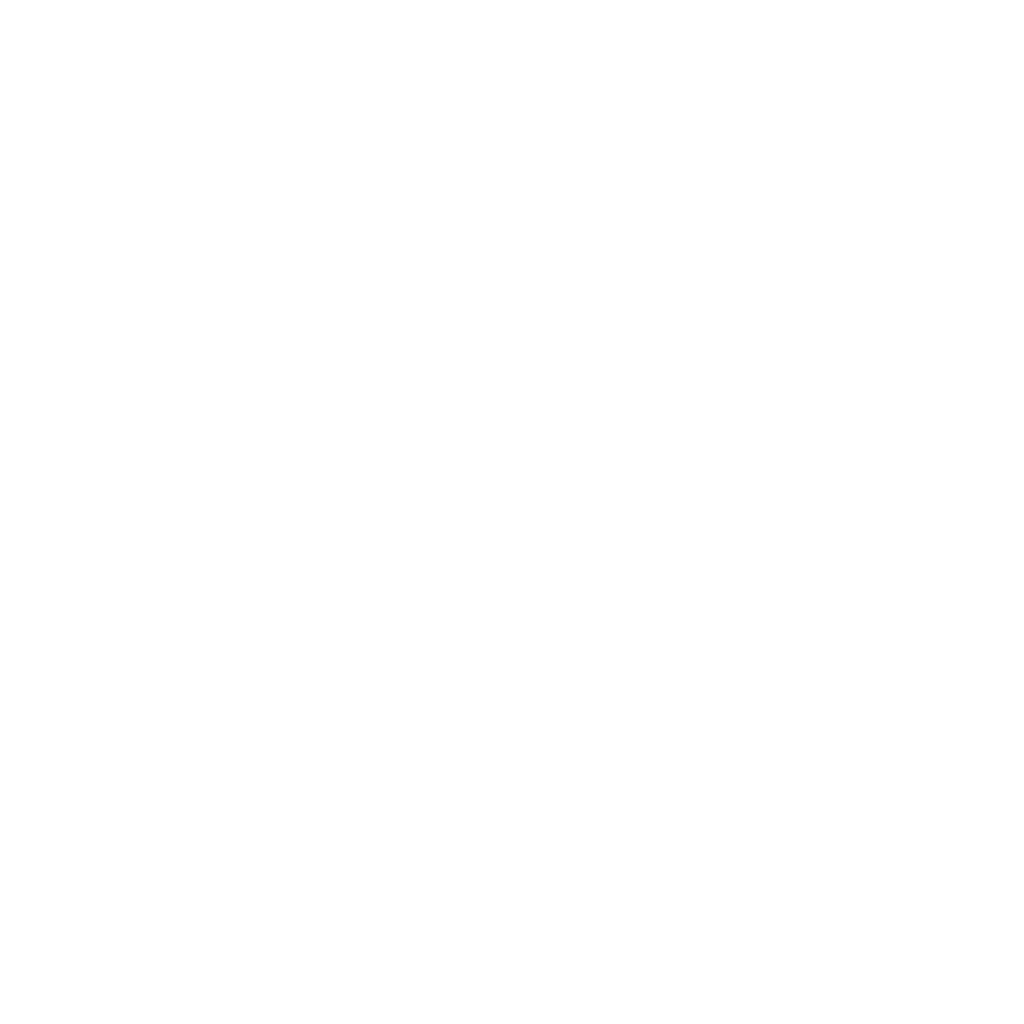
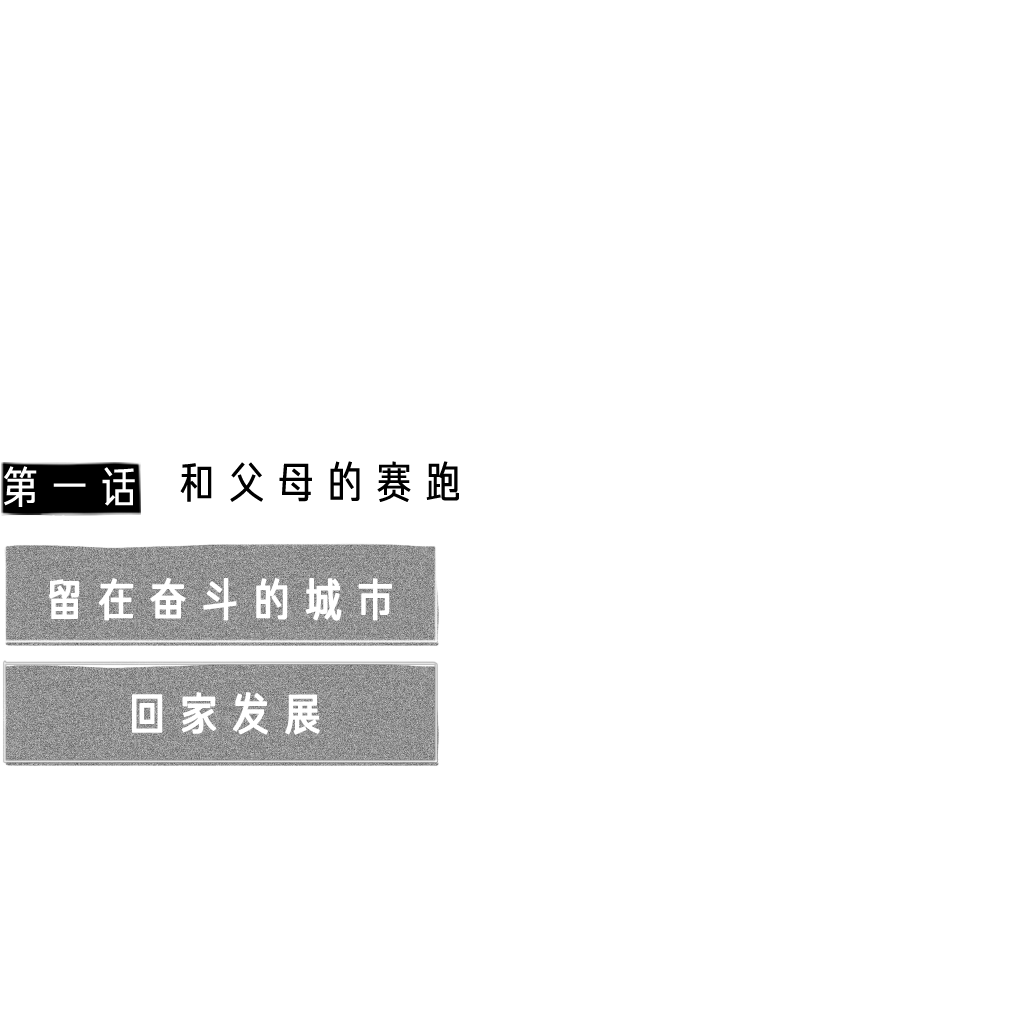
The second 1024px x 1024px image is a revision of the first. Changes to its layers:
added group "答题页1" with 21 layers above "组 4" over [1, 461, 459, 767]
added group "组 5" with 11 layers in group "答题页1" over [2, 543, 439, 767]
added layer "留在奋斗的城市" in group "组 5" over [48, 577, 392, 621]
added group "组 7" with 3 layers in group "组 5" over [4, 543, 439, 646]
added layer "图层 26 拷贝 2" in group "组 7" over [4, 543, 439, 646]
added layer "图层 27" in group "组 7" over [4, 543, 439, 646]
added layer "回家发展" in group "组 5" over [132, 692, 320, 735]
added group "组 6" with 3 layers in group "组 5" over [2, 660, 439, 767]
added layer "图层 26 拷贝" in group "组 6" over [2, 660, 439, 767]
added layer "图层 26 拷贝 3" in group "组 6" over [2, 660, 439, 767]
added layer "图层 27 拷贝" in group "组 6" over [3, 662, 439, 767]
added group "组 4" (1st of 2, in "答题页1") with 8 layers in group "答题页1" over [1, 461, 459, 516]
added layer "第一话" in group "组 4" over [4, 466, 135, 507]
added layer "图层 25" in group "组 4" over [1, 462, 141, 515]
added layer "图层 21 拷贝" in group "组 4" over [1, 462, 141, 516]
added layer "和父母的赛跑" in group "组 4" over [180, 461, 459, 502]
added layer "图层 22" in group "组 4" over [88, 461, 459, 510]
added layer "图层 21" in group "组 4" over [90, 461, 459, 508]
